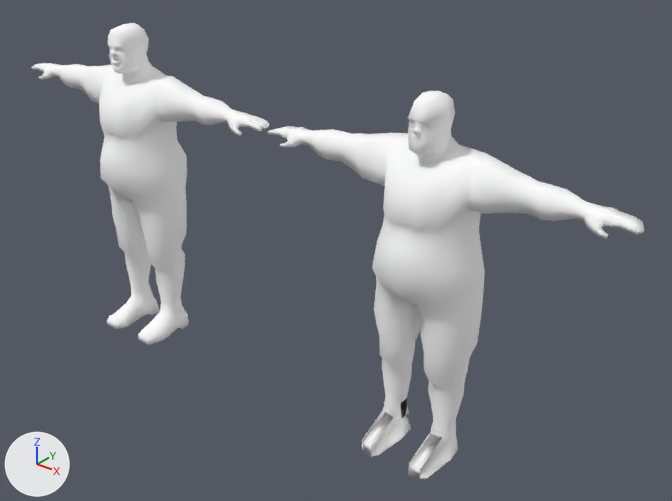
The Blender file trunk/data/blender/barkeeper/barkeeper.blend, before and after one commit.
Both versions are drawn from a 50 mm lens placed at (8.97, -7.16, 6.51), pointed at (2.89, 0.44, 1.8). The lights are fixed; the arrows at lower left show +X, +Y and +Z.
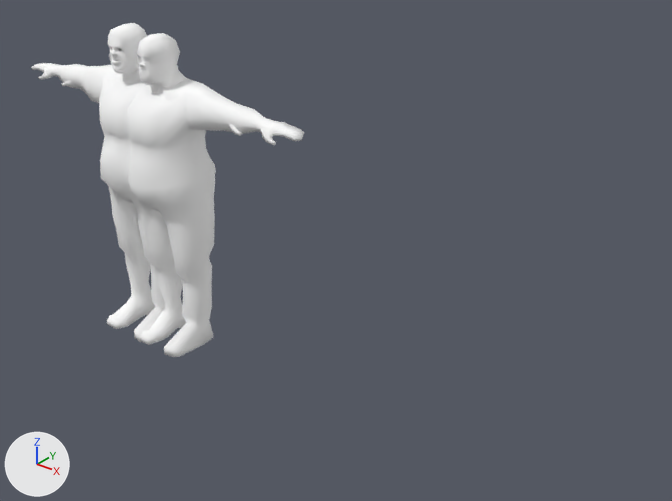
What differs and where, as boxes (x1, y1, x2, y2) in the pictures (672 x 501 px; the box of a moved part takes in the faces that stretch with it):
'Plane.002', reshaped, moved (34% narrower, 27% shorter)
    before: (268, 91, 644, 478)
    after: (56, 74, 304, 357)
'Plane.003', added
    after: (136, 33, 186, 94)
part 1 of me_plane_002, moved or reshaped (not visible before)
    after: (134, 275, 213, 357)
part 2 of me_plane_002, cut back
    after: (102, 76, 254, 200)

Edits to the bpy script that builds the scene:
```text
Change me_plane_002:
    used by ob_plane_002; location = (4.37, 0.0, 2.04)
    remove me_plane_002.from_pydata(...)  # 535 vertices, 569 faces; spans x -2.13..2.13, y -0.48..0.53, z -2.04..1.99
    add me_plane_002.from_pydata(...)  # 449 vertices, 468 faces; spans x -2.13..2.13, y -0.48..0.53, z -2.04..1.44
    me_plane_002 part 1
    18 faces are deleted
    16 vertices move from x -0.43..0.43, y -0.05..0.21, z -1.62..-1.6 to x -0.48..0.48, y -0.12..0.28, z -1.62..-1.59
    18 new faces join them
    me_plane_002 part 2
    94 vertices are removed from x -1.24..1.24, y -0.24..0.39, z 1.0..1.99
    144 faces are deleted
    3 vertices in x -0.16..0.16, y -0.41, z 0.54..0.56 move by (0.0, 0.03, 0.0)
    24 vertices move from x -1.24..1.24, y -0.48..0.48, z 0.3..1.38 to x -1.1..1.1, y -0.48..0.48, z 0.24..1.36
    8 vertices are added at x -1.1..1.1, y 0.02..0.39, z 1.02..1.32
    44 new faces join them
Add me_plane_003:
    me_plane_003.from_pydata(...)  # 61 vertices, 70 faces; spans x -0.209..0.209, y -0.242..0.376, z 1.301..1.991
    me_plane_003.polygons.foreach_set('use_smooth', [True] * 70)
    me_plane_003.materials.append(mat_material)  # white #ffffff
Change ob_plane_002:
    ob_plane_002.location: (4.37, 0.0, 2.04) -> (0.52, 0.0, 2.04)
Add ob_plane_003:
    ob_plane_003 = bpy.data.objects.new('Plane.003', me_plane_003)
    ob_plane_003.location = (0.52, 0.0, 2.04)
```
